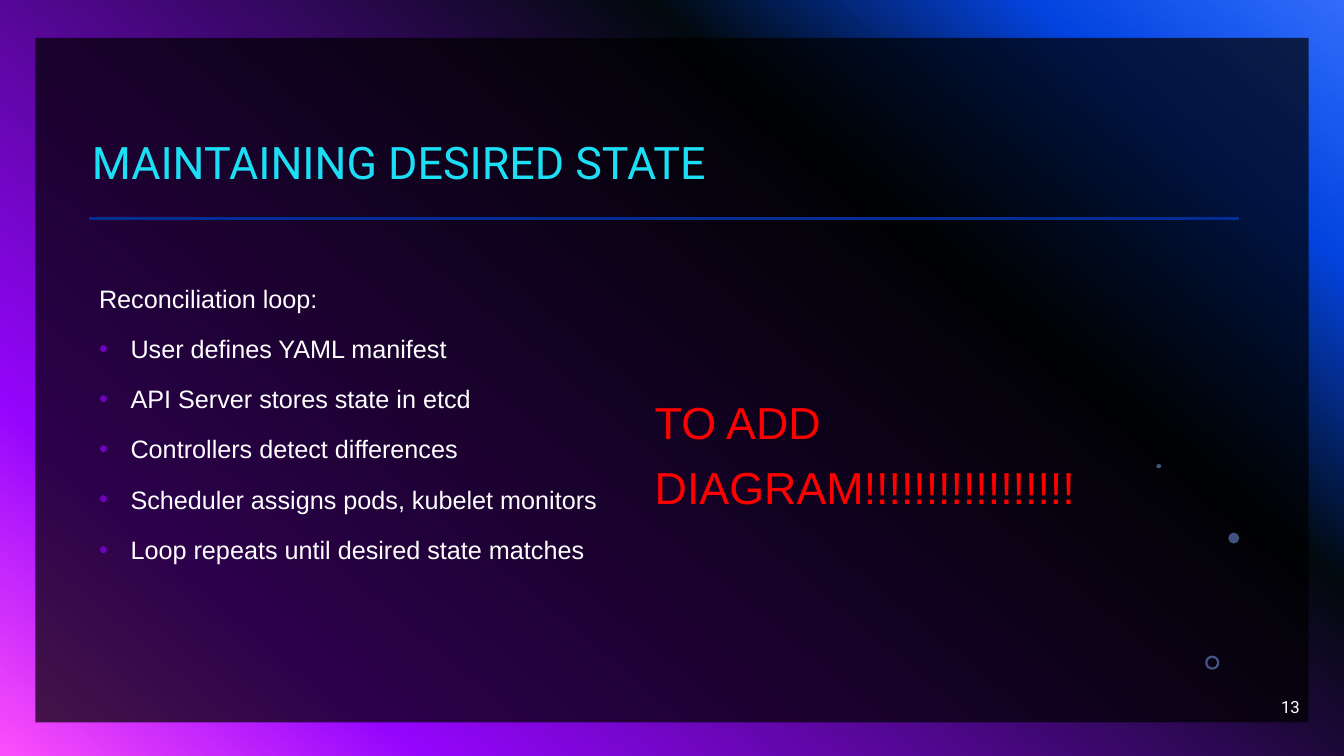
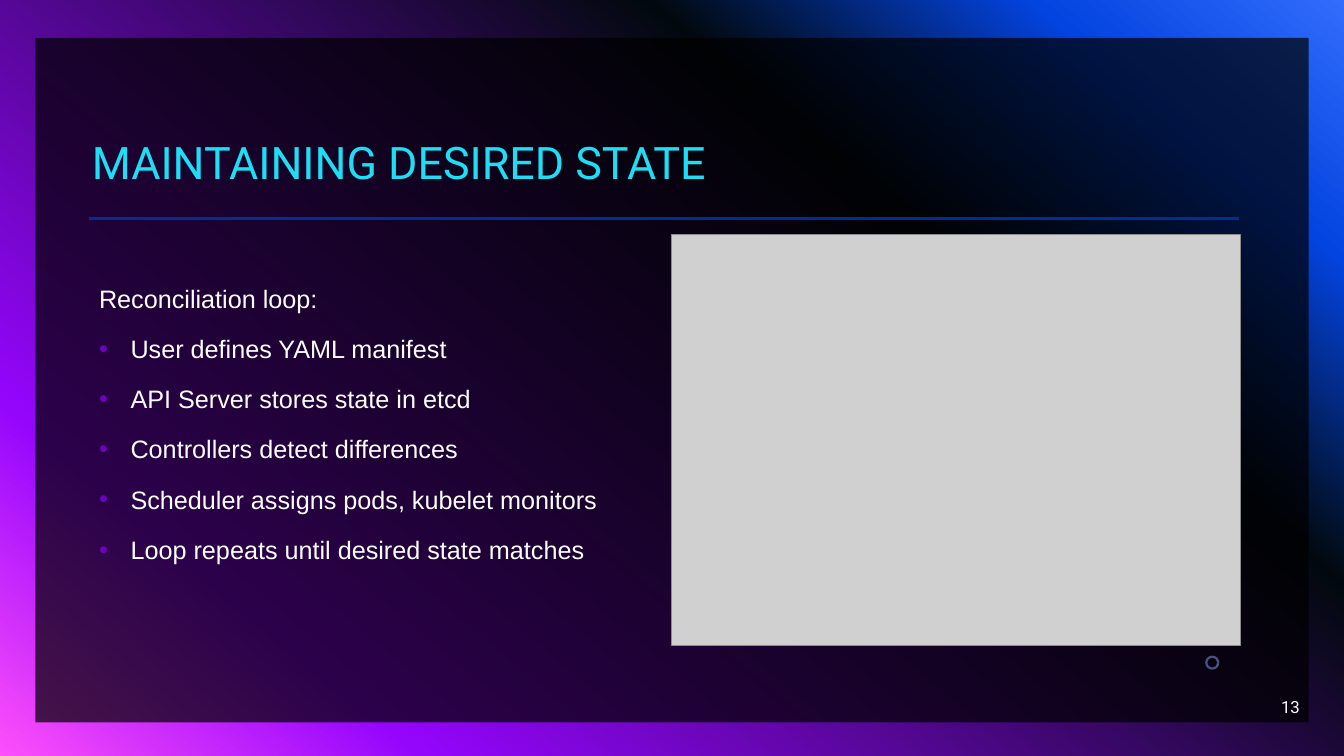
Before and after one commit to FontysVenlo/esd-workshop-kubernetes-essentials, a slide deck: slide 13 of First presentation draft.pptx. Drawn at 1344x756 pixels with LibreOffice and Linux fonts; fonts in the diff are those of the drawing; grey boxes stand for pictures. Boxes give left, top, right and bottom in pixels: in the first picture for what was removed or moved away, otherwise in the second. Text is boxed around its words. In the diff, an @@ line names an element or a change of style, - is before the commit and + after.

```diff
--- a/First presentation draft.pptx
+++ b/First presentation draft.pptx
@@ picture added at (673, 235, 1242, 645) @@
@@ text removed at (655, 407, 1075, 505) @@
-TO ADD DIAGRAM!!!!!!!!!!!!!!!!!
@@ freeform shape removed at (1156, 464, 1162, 468) @@
@@ freeform shape removed at (1229, 532, 1240, 543) @@
```
Also in this commit, not shown: 1 other slide changed, 2 slides added.
